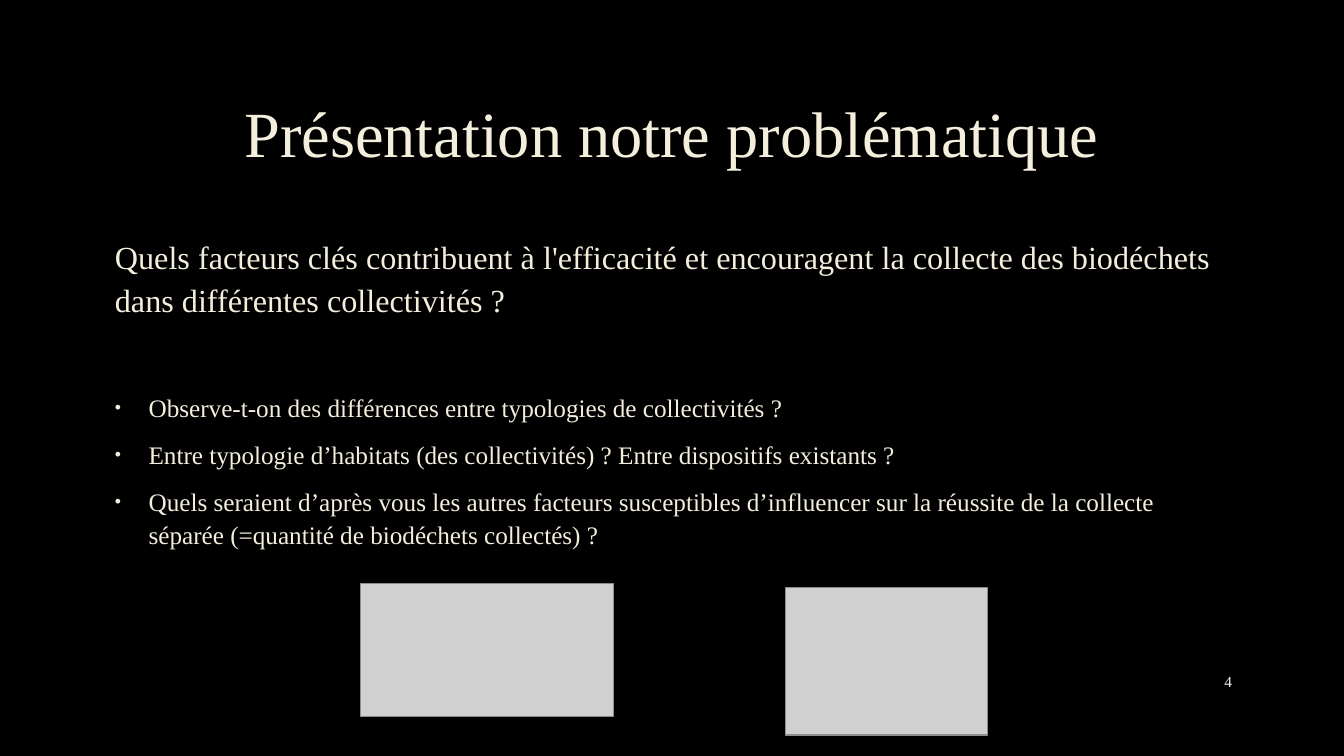
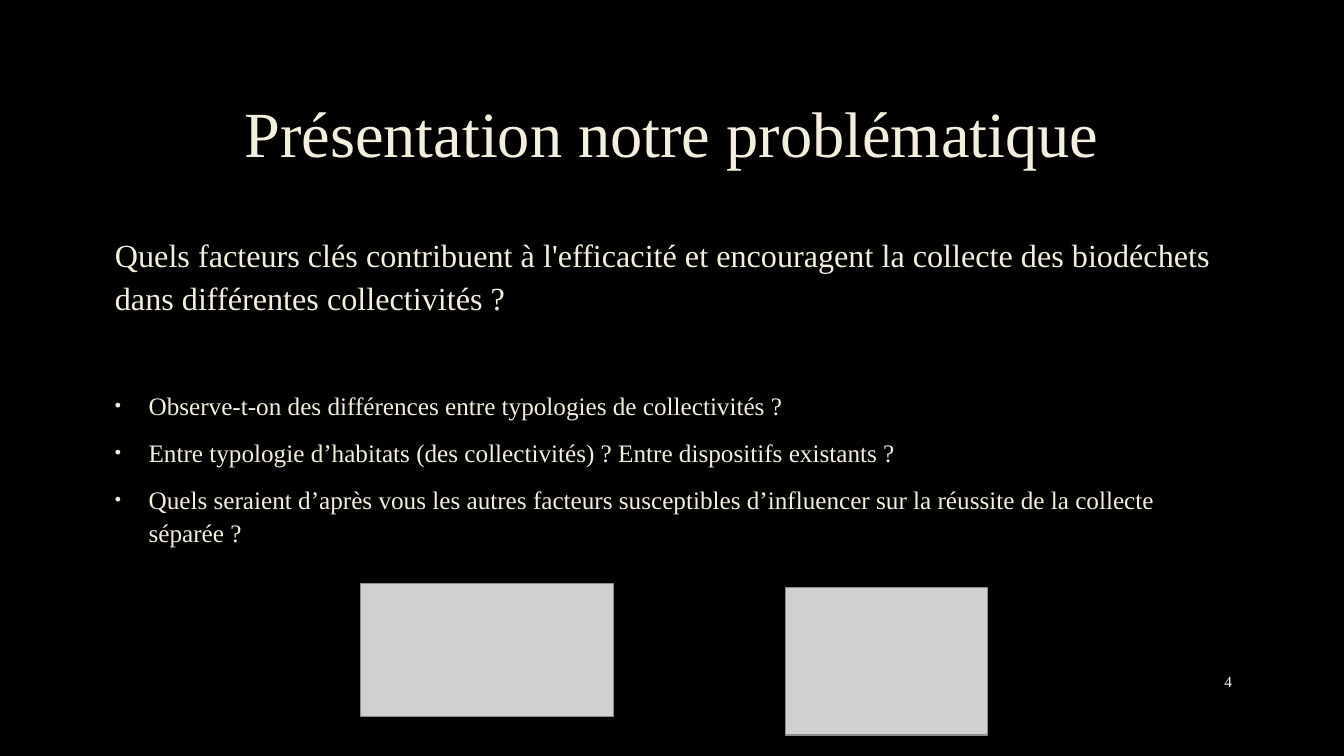
Before and after one commit to Grismonde/Maraton-du-web, a slide deck: slide 4 of Groupe 5.pptx. Drawn at 1344x756 pixels with LibreOffice and Linux fonts; fonts in the diff are those of the drawing; grey boxes stand for pictures; background and template pictures are left out. Boxes give left, top, right and bottom in pixels: in the first picture for what was removed or moved away, otherwise in the second. Text is boxed around its words. In the diff, an @@ line names an element or a change of style, - is before the commit and + after.

Commit message:
PPT

```diff
--- a/Groupe 5.pptx
+++ b/Groupe 5.pptx
@@ text at (149,491,1153,548): text changed @@
-• Quels seraient d’après vous les autres facteurs susceptibles d’influencer sur la réussite de la collecte séparée (=quantité de biodéchets collectés) ?
+• Quels seraient d’après vous les autres facteurs susceptibles d’influencer sur la réussite de la collecte séparée ?
```
Also in this commit, not shown: 5 other slides changed, 8 slides added, 2 slides removed.
